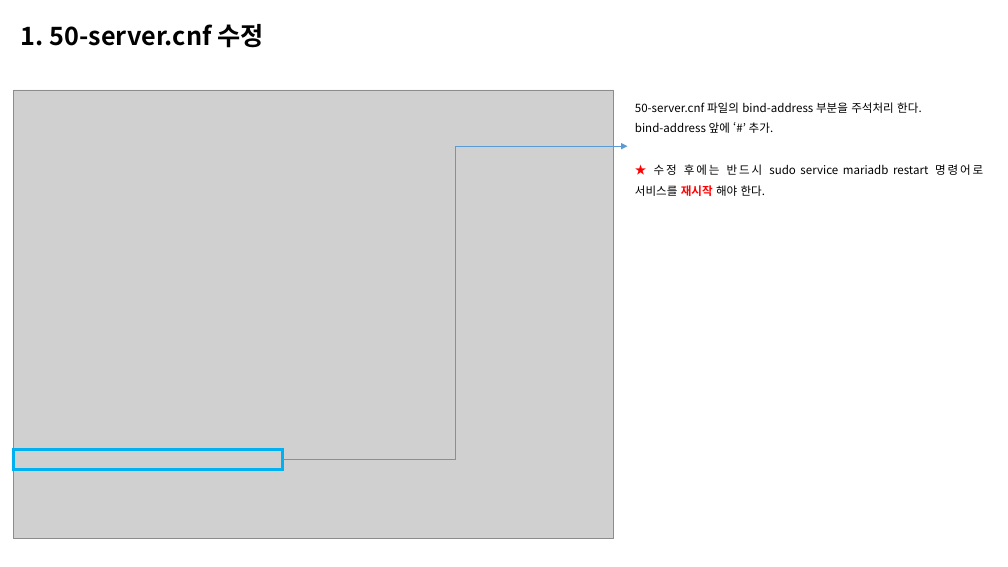
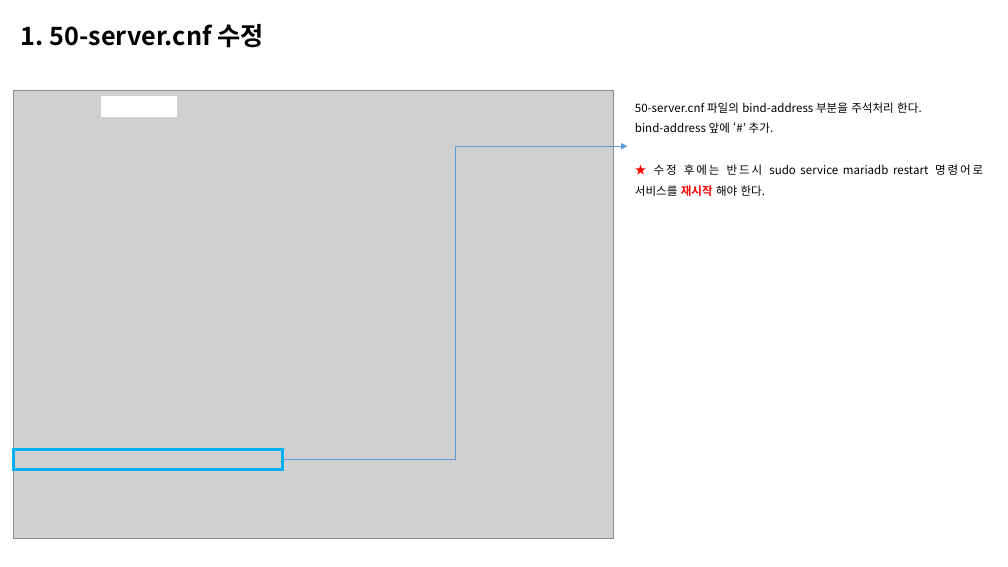
Before and after one commit to junni3h/insummnia, a slide deck: slide 4 of docs/마리아DB 정리.pptx. Drawn at 1008x567 pixels with LibreOffice and Linux fonts; fonts in the diff are those of the drawing; grey boxes stand for pictures. Boxes give left, top, right and bottom in pixels: in the first picture for what was removed or moved away, otherwise in the second. Text is boxed around its words. In the diff, an @@ line names an element or a change of style, - is before the commit and + after.

```diff
--- a/docs/마리아DB 정리.pptx
+++ b/docs/마리아DB 정리.pptx
@@ rectangle added at (102, 97, 177, 116), fill #FFFFFF, outline #FFFFFF 1 pt @@
```
Also in this commit, not shown: 2 other slides changed, 38 other files.
